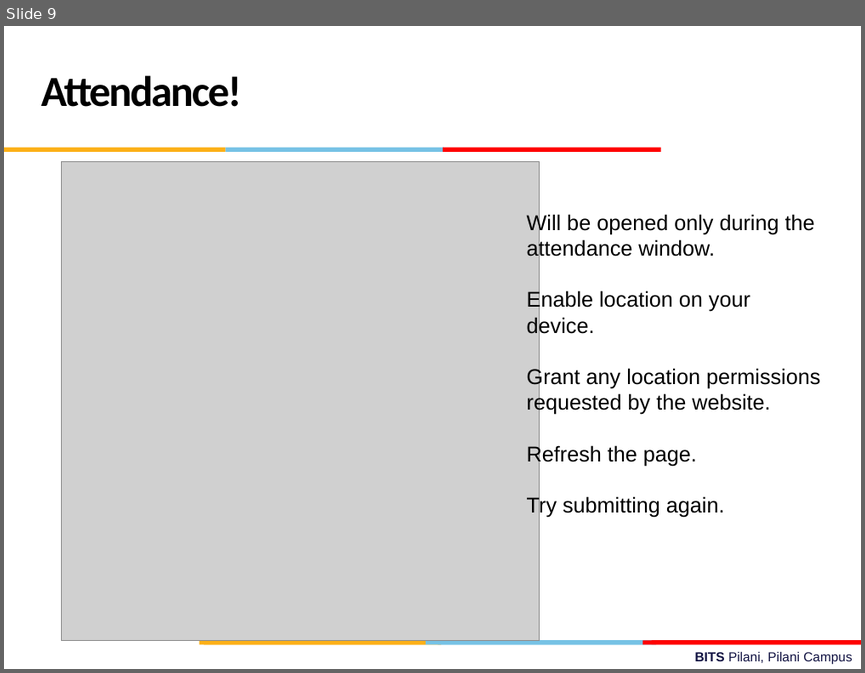
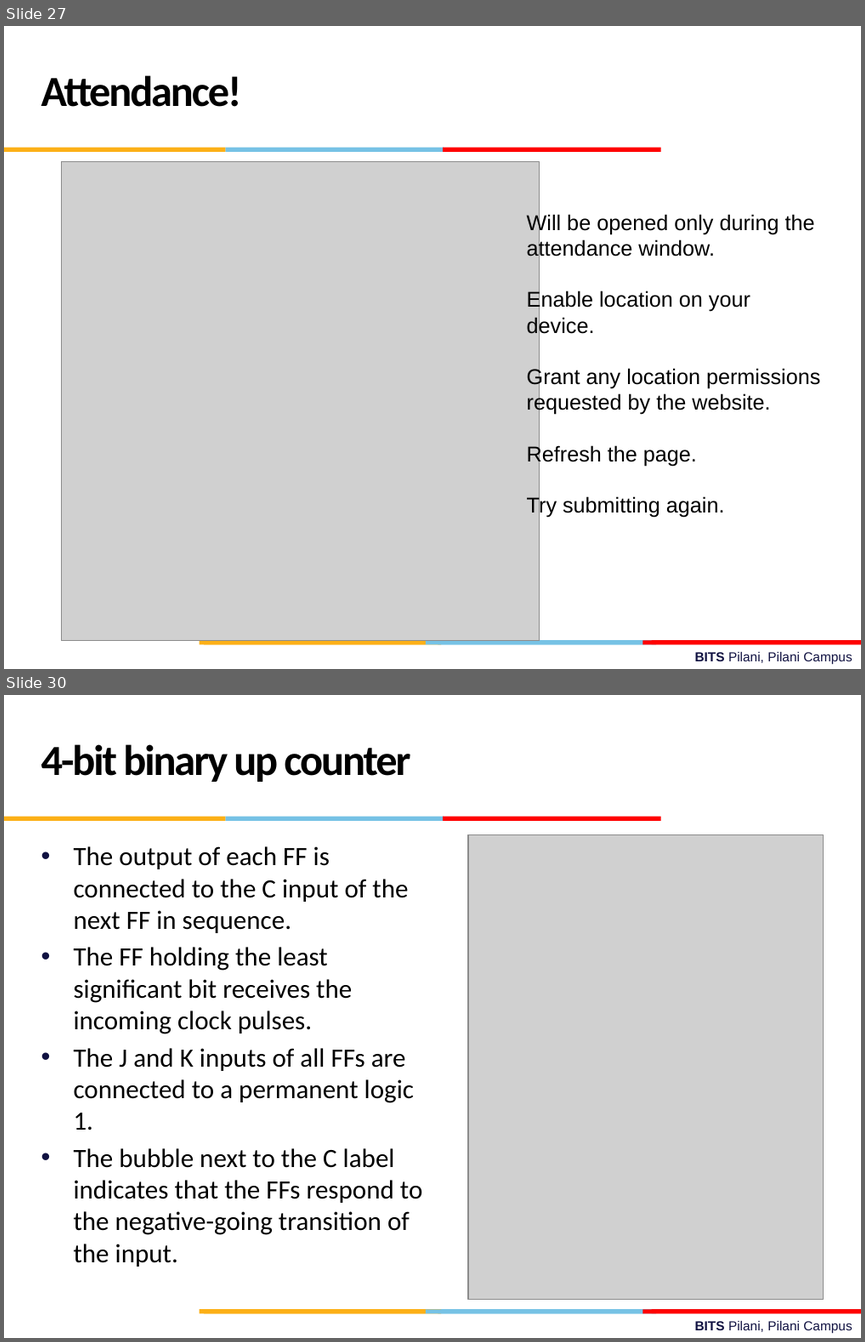
Before and after one commit to csndl-iitd/f2152025, a slide deck: Lec-18-19.pptx. Shown one above the other, each under a label of ours: slide 9 before the commit, slides 27 and 30 after it; the slides between them are not shown. The pictures are 865x673 and 865x1342 pixels, drawn with LibreOffice and Linux fonts; fonts in the diff are those of the drawing; grey boxes stand for pictures; background and template pictures are left out. Boxes give left, top, right and bottom in pixels: in the first picture for what was removed or moved away, otherwise in the second. Text is boxed around its words. In the diff, an @@ line names an element or a change of style, - is before the commit and + after.

Commit message:
lec 18-19 updated with ripple counters

```diff
--- a/Lec-18-19.pptx
+++ b/Lec-18-19.pptx
@@ slide 30 added at (4,695,861,1338), background #FFFFFF; not listed: 10 template elements that a slide beside it also shows @@
@@ text added at (41,744,410,782), 36 pt, text #000000, bold @@
+4-bit binary up counter
@@ text added at (74,846,422,1266), 22.2 pt, text #000000 @@
+• The output of each FF is connected to the C input of the next FF in sequence.
+• The FF holding the least significant bit receives the incoming clock pulses.
+• The J and K inputs of all FFs are connected to a permanent logic 1.
+• The bubble next to the C label indicates that the FFs respond to the negative-going transition of the input.
@@ picture added at (468,834,823,1299) @@
@@ what was slide 9 is now slide 27 @@
```
Also in this commit, not shown: 7 other slides added.
